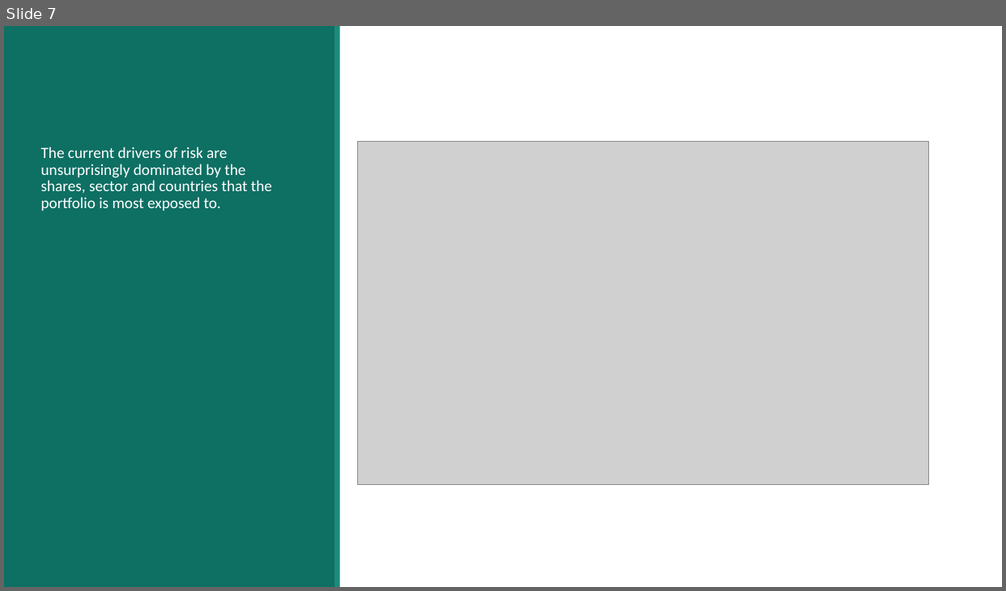
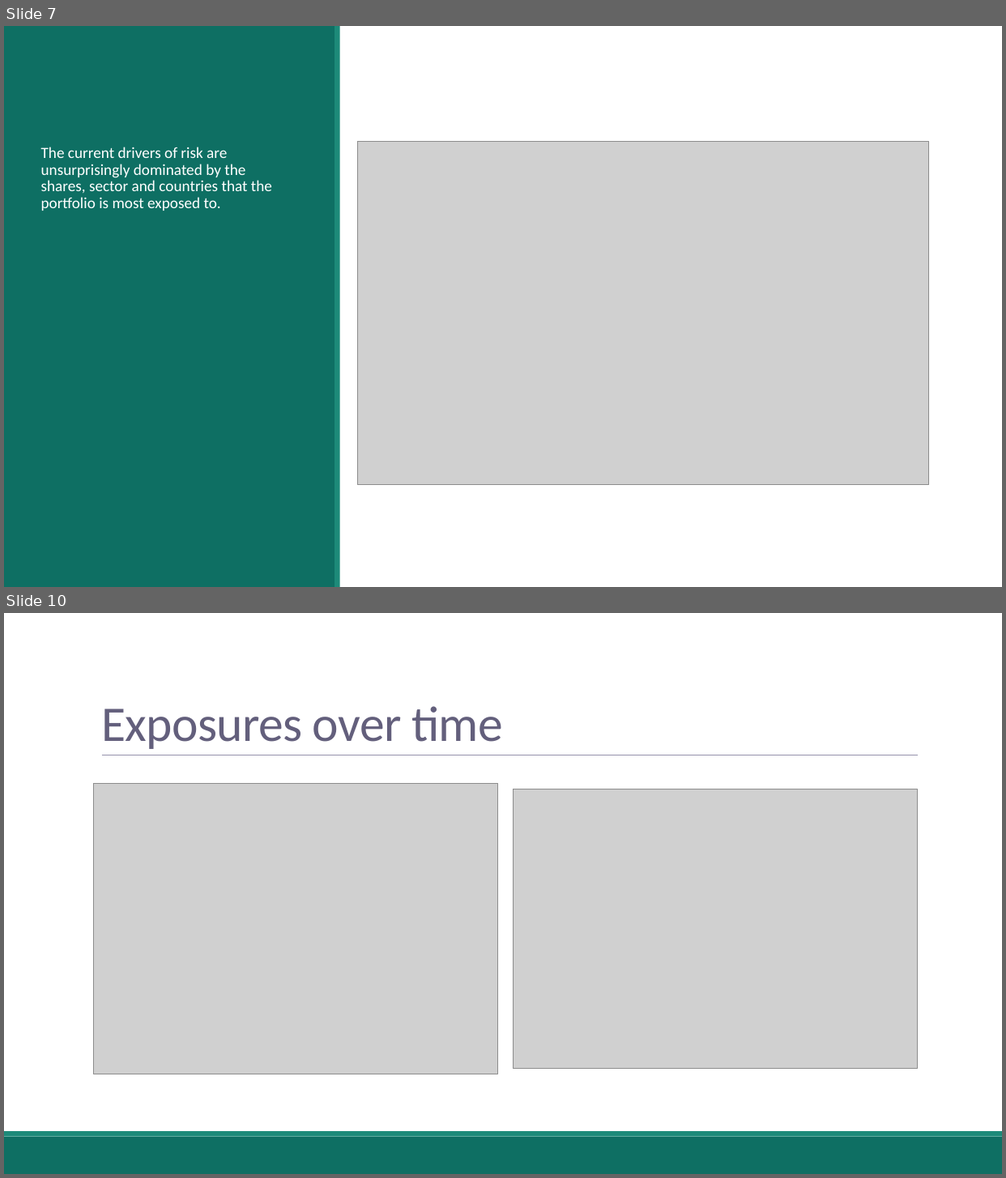
Before and after one commit to nickdc01/ninetyone_techinal_assesment, a slide deck: Final Presentation.pptx. Shown one above the other, each under a label of ours: slide 7 before the commit, slides 7 and 10 after it; the slides between them are not shown. The pictures are 1006x591 and 1006x1178 pixels, drawn with LibreOffice and Linux fonts; fonts in the diff are those of the drawing; grey boxes stand for pictures. Boxes give left, top, right and bottom in pixels: in the first picture for what was removed or moved away, otherwise in the second. Text is boxed around its words. In the diff, an @@ line names an element or a change of style, - is before the commit and + after.

```diff
--- a/Final Presentation.pptx
+++ b/Final Presentation.pptx
@@ slide 10 added at [4,613,1002,1174], background #FFFFFF @@
@@ title added at [101,706,503,749], 48 pt, text #635F7C @@
+Exposures over time
@@ line added from (102, 756) to (918, 756), #9491AB 0.5 pt @@
@@ picture added at [94,784,498,1074] @@
@@ picture added at [513,789,918,1068] @@
@@ rectangle added at [4,1137,1002,1174], fill #0E6F63 @@
@@ rectangle added at [4,1131,1002,1137], fill #1D8A79 @@
```
Also in this commit, not shown: 2 slides changed, 13 other slides added, 5 other files.
